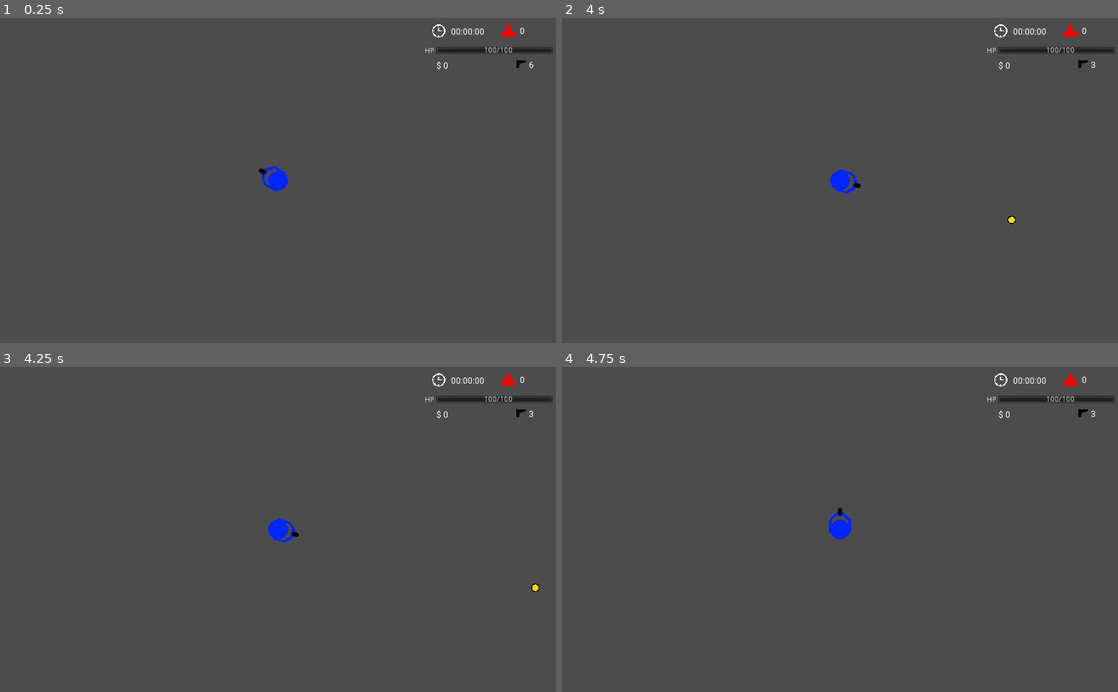
Above: before the commit, frames 1-4 (two rows, left to right).
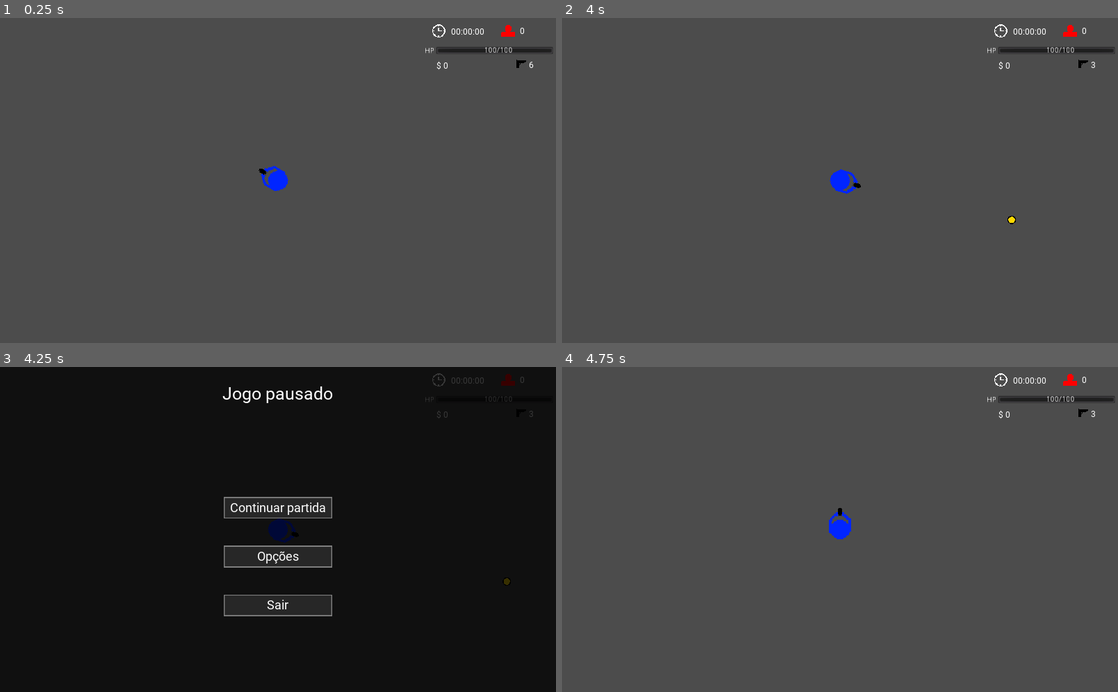
Above: after the commit, the same moments.

Repository: GregorioFornetti/Zigmor
Game: Godot game, scene res://Scenes_and_scripts/Testing_map.tscn
Two runs of this game, one before a commit and one after it. Both use one fixed random seed, a clock stepped at 60 frames per second and the inputs below. This scene is started directly instead of the project's main scene.
Inputs (mouse positions are in pixels of both pictures, inside the frame that each line leads up to):
- Up to frame 1 (0.25 s): no input
- Up to frame 2 (4 s): tap Enter at 0.5, 2, 3.5 s; move the mouse to (962, 164) at 0.52 s; press the mouse at (962, 164) at 0.53 s; hold Right (ui_right) 0.53-1.28 s; tap 0 (0_shop_select) at 0.77, 1.52, 3.02, 3.77 s; tap Space at 1.25, 2.75 s; move the mouse to (728, 196) at 1.27 s; release the mouse at (728, 196) at 1.28 s; hold Down (ui_down) 1.28-2.03 s; click (728, 196) at 1.35 s; move the mouse to (895, 109) at 2.02 s; press the mouse at (895, 109) at 2.03 s; hold Right (ui_right) 2.03-2.78 s; move the mouse to (812, 245) at 2.77 s; release the mouse at (812, 245) at 2.78 s; hold Up (ui_up) 2.78-3.53 s; click (812, 245) at 2.85 s; move the mouse to (1006, 229) at 3.52 s; press the mouse at (1006, 229) at 3.53 s; hold Left (ui_left) from 3.53 s (still down)
- Up to frame 3 (4.25 s): keep holding Left (ui_left); tap Escape (ui_cancel) at 4.15 s
- Up to frame 4 (4.75 s): release Left (ui_left) at 4.25 s; release the mouse at (1006, 578) at 4.25 s; click (840, 506) at 4.25 s, where only the run after the commit has a clickable "Continuar partida"

Frames 1-2 are identical in both runs. In frame 3, 100% of the frame differs, in the area x 0-100%, y 0-100%; in frame 4, nothing differs.
Error in both runs: Invalid call. Nonexistent function 'call_func' in base 'Nil'. (res://Scenes_and_scripts/Autoloaded/Game.gd:60)

Commit message:
menu de pausa
- menu de pause implementado
- correçao no spawn de inimigos (agora eles não spawnam mais tão perto do player ?)

Diff:
--- /dev/null
+++ b/Scenes_and_scripts/Interfaces/Menus/Pause_menu.gd
@@ -0,0 +1,28 @@
+extends CanvasLayer
+
+onready var Options_menu = preload("res://Scenes_and_scripts/Interfaces/Menus/Options_menu.tscn")
+
+func _ready():
+	pass
+
+func _input(event):
+	if event.is_action_pressed("ui_cancel"):
+		get_tree().set_input_as_handled()
+		continue_game()
+
+func continue_game():
+	get_tree().paused = false
+	Game.current_status = Game.status.PLAYING
+	queue_free()
+
+func _on_Btn_continue_pressed():
+	continue_game()
+
+func _on_Btn_options_pressed():
+	var options_menu = Options_menu.instance()
+	add_child(options_menu)
+
+func _on_Btn_close_pressed():
+	get_tree().paused = false
+	Game.current_status = Game.status.MENU
+	get_tree().change_scene("res://Scenes_and_scripts/Interfaces/Menus/Play_menu.tscn")
--- /dev/null
+++ b/Scenes_and_scripts/Interfaces/Menus/Pause_menu.tscn
@@ -0,0 +1,83 @@
+[gd_scene load_steps=5 format=2]
+
+[ext_resource path="res://Scenes_and_scripts/Interfaces/Buttons/Btn_md.tscn" type="PackedScene" id=1]
+[ext_resource path="res://Fonts/Roboto-Regular.ttf" type="DynamicFontData" id=2]
+[ext_resource path="res://Scenes_and_scripts/Interfaces/Menus/Pause_menu.gd" type="Script" id=3]
+
+[sub_resource type="DynamicFont" id=1]
+size = 32
+font_data = ExtResource( 2 )
+
+[node name="Pause_menu" type="CanvasLayer"]
+pause_mode = 2
+script = ExtResource( 3 )
+
+[node name="Background" type="ColorRect" parent="."]
+anchor_right = 1.0
+anchor_bottom = 1.0
+color = Color( 0, 0, 0, 0.780392 )
+
+[node name="Top_container" type="Control" parent="."]
+anchor_right = 1.0
+margin_bottom = 100.0
+__meta__ = {
+"_edit_use_anchors_": false
+}
+
+[node name="Title" type="Label" parent="Top_container"]
+anchor_right = 1.0
+anchor_bottom = 1.0
+custom_fonts/font = SubResource( 1 )
+text = "Jogo pausado"
+align = 1
+valign = 1
+
+[node name="Bottom_container" type="Control" parent="."]
+anchor_top = 1.0
+anchor_right = 1.0
+anchor_bottom = 1.0
+margin_top = -500.0
+
+[node name="Btns_container" type="GridContainer" parent="Bottom_container"]
+anchor_left = 0.5
+anchor_top = 0.5
+anchor_right = 0.5
+anchor_bottom = 0.5
+margin_left = -100.0
+margin_top = -110.0
+margin_right = 100.0
+margin_bottom = 110.0
+custom_constants/vseparation = 50
+__meta__ = {
+"_edit_use_anchors_": false
+}
+
+[node name="Btn_continue" parent="Bottom_container/Btns_container" instance=ExtResource( 1 )]
+margin_right = 200.0
+
+[node name="Label" parent="Bottom_container/Btns_container/Btn_continue" index="0"]
+text = "Continuar partida"
+
+[node name="Btn_options" parent="Bottom_container/Btns_container" instance=ExtResource( 1 )]
+margin_top = 90.0
+margin_right = 200.0
+margin_bottom = 130.0
+
+[node name="Label" parent="Bottom_container/Btns_container/Btn_options" index="0"]
+text = "Opções"
+
+[node name="Btn_close" parent="Bottom_container/Btns_container" instance=ExtResource( 1 )]
+margin_top = 180.0
+margin_right = 200.0
+margin_bottom = 220.0
+
+[node name="Label" parent="Bottom_container/Btns_container/Btn_close" index="0"]
+text = "Sair"
+
+[connection signal="pressed" from="Bottom_container/Btns_container/Btn_continue" to="." method="_on_Btn_continue_pressed"]
+[connection signal="pressed" from="Bottom_container/Btns_container/Btn_options" to="." method="_on_Btn_options_pressed"]
+[connection signal="pressed" from="Bottom_container/Btns_container/Btn_close" to="." method="_on_Btn_close_pressed"]
+
+[editable path="Bottom_container/Btns_container/Btn_continue"]
+[editable path="Bottom_container/Btns_container/Btn_options"]
+[editable path="Bottom_container/Btns_container/Btn_close"]
--- a/Scenes_and_scripts/Spawner/Enemies_spawner.gd
+++ b/Scenes_and_scripts/Spawner/Enemies_spawner.gd
@@ -1,8 +1,8 @@
 extends Node2D
 
-const SPAWN_WIDTH = 6000  # Largura a partir do player para spawn de inimigos (player centralizado)
-const SPAWN_HEIGHT = 3500  # Altura a partir do player para spawn de inimigos (player centralizado)
-const EXTRA_SPACE = 100  # Inimigos não podem spawnar no campo de visão do player + EXTRA_SPACE
+const SPAWN_WIDTH = 5500  # Largura a partir do player para spawn de inimigos (player centralizado)
+const SPAWN_HEIGHT = 3250  # Altura a partir do player para spawn de inimigos (player centralizado)
+const EXTRA_SPACE = 150  # Inimigos não podem spawnar no campo de visão do player + EXTRA_SPACE
 
 onready var enemies = [  # Definir os enemy points (dificuldade) de cada no export var de cada inimigo
 	{   # Pistol enemy (policial com pistola)
@@ -53,6 +53,9 @@
 
 	spawn_enemies()
 
+func _process(_delta):
+	position = player.global_position
+
 func _on_Timer_timeout():
 	spawn_enemies()
 	$Timer.start(Game.get_spawn_delay())
@@ -84,7 +87,6 @@
 	# e altura definidos pelas constantes no começo do código.
 	# A posição retornada precisa estar livre (sem nenhum objeto com colisão nela)
 
-	position = player.position  # atualizar a posição do spawn blocker
 	var space_state = get_world_2d().direct_space_state
 
 	while true: # Enquanto a posição aleatória não for livre, irá ficar sorteando uma nova.
--- a/Scenes_and_scripts/Testing_map.gd
+++ b/Scenes_and_scripts/Testing_map.gd
@@ -1,6 +1,8 @@
 extends Node2D
 
 onready var upgrade_shop = $Upgrade_shop
+onready var Pause_menu = preload("res://Scenes_and_scripts/Interfaces/Menus/Pause_menu.tscn")
+
 
 func _unhandled_input(event):
 	if event.is_action_pressed("open_shop"):
@@ -8,3 +10,9 @@
 		Game.current_status = Game.status.SHOPPING
 		if Game.current_difficulty != Game.difficulties.HARD:
 			get_tree().paused = true
+
+	if event.is_action_pressed("ui_cancel"):
+		var pause_menu = Pause_menu.instance()
+		add_child(pause_menu)
+		Game.current_status = Game.status.PAUSED
+		get_tree().paused = true
